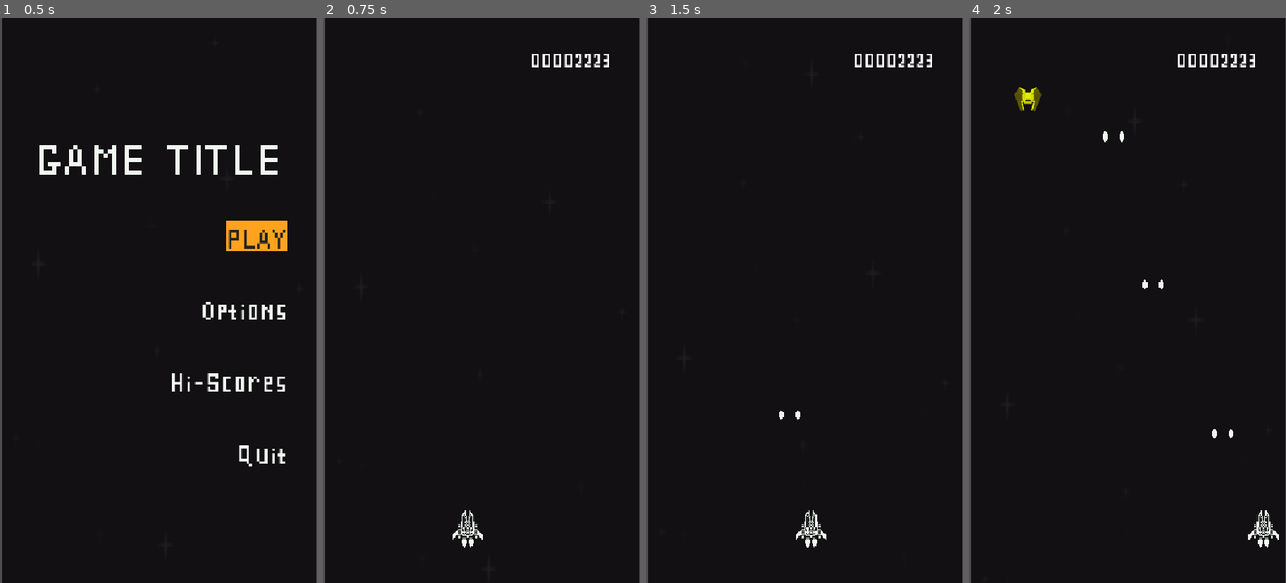
Above: before the commit, frames 1-4 (left to right).
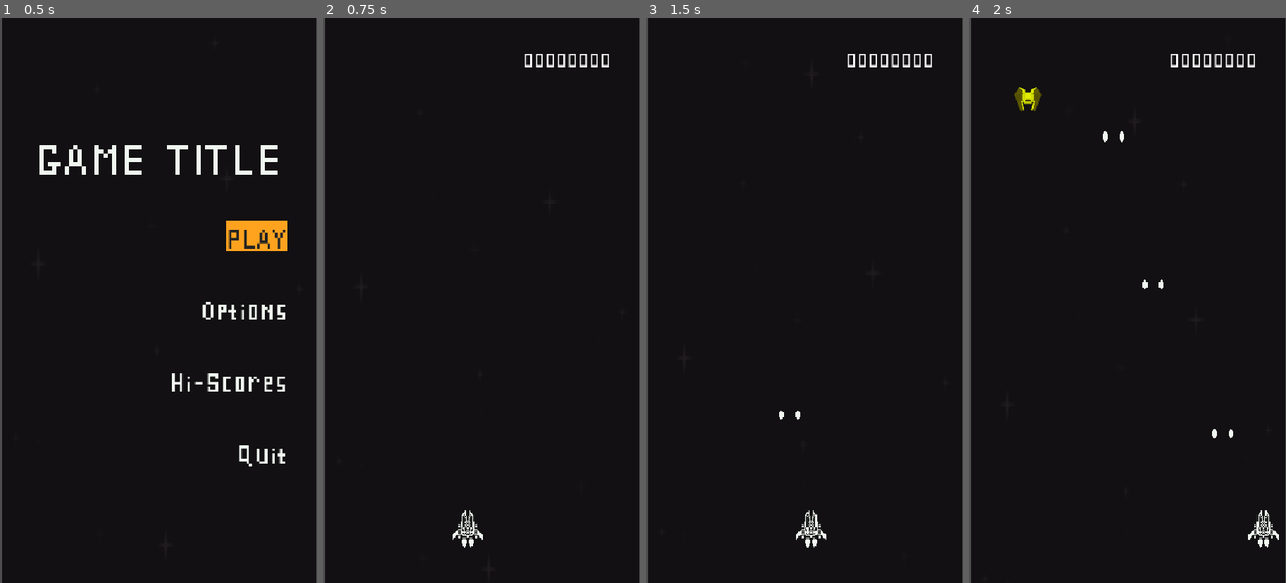
Above: after the commit, the same moments.

Repository: rnakkas/GodotSandbox
Game: Godot game, scene res://ShmupSandbox/Main/Scenes/main.tscn
The game is run twice, just before and just after one commit, with the same random seed, the same clock (stepped at 60 frames per second) and the same inputs.
Inputs (mouse positions are in pixels of both pictures, inside the frame that each line leads up to):
- Up to frame 1 (0.5 s): no input
- Up to frame 2 (0.75 s): click "PLAY" at 0.5 s
- Up to frame 3 (1.5 s): tap Enter at 1.25 s; move the mouse to (874, 272) at 1.27 s; hold D (move_right) from 1.28 s (still down); hold Space (shoot) from 1.28 s (still down)
- Up to frame 4 (2 s): keep holding D (move_right); keep holding Space (shoot)

Frame 1 is identical in both runs. In frame 2, 0.5% of the frame differs, in the area x 63-91%, y 6-9%; in frame 3, 0.5%; in frame 4, 0.5%.

Commit message:
score hud updates

Diff:
--- a/ShmupSandbox/Autoloads/player_data.gd
+++ /dev/null
@@ -1,3 +0,0 @@
-extends Node
-
-var player_character_input_enabled : bool = true
--- /dev/null
+++ b/ShmupSandbox/Autoloads/signals_bus.gd
@@ -0,0 +1,10 @@
+extends Node
+
+signal give_score_when_hit(score : int)
+signal give_score_when_killed(score : int)
+
+func score_when_hit(score : int) -> void:
+	give_score_when_hit.emit(score)
+
+func score_when_killed(score : int) -> void:
+	give_score_when_killed.emit(score)
--- a/ShmupSandbox/Enemies/Scripts/rebel_fighter.gd
+++ b/ShmupSandbox/Enemies/Scripts/rebel_fighter.gd
@@ -2,23 +2,27 @@
 
 @export var hp : int
 @export var speed : float
+@export var hit_score : int = 50
+@export var kill_score : int = 100
 
 @onready var enemy_sprite : AnimatedSprite2D = $body
+
+
 
 func _physics_process(delta: float) -> void:
 	global_position.y += speed * delta
 
 func _process(_delta: float) -> void:
-	handle_dying()
+	_handle_dying()
 
-func handle_dying() -> void:
+func _handle_dying() -> void:
 	if hp <= 0:
-		deactivate_self()
+		_deactivate_self()
 		enemy_sprite.play("death")
 		await enemy_sprite.animation_finished
 		queue_free()
 
-func deactivate_self() -> void:
+func _deactivate_self() -> void:
 	speed = 0.0
 	set_deferred("monitorable", false)
 	set_deferred("monitoring", false)
@@ -29,3 +33,6 @@
 ## Hit by player's bullets
 func _on_area_entered(_area: Area2D) -> void:
 	hp -= 1
+	SignalsBus.score_when_hit(hit_score)
+	if hp <= 0:
+		SignalsBus.score_when_killed(kill_score)
--- a/ShmupSandbox/Main/Scenes/game.tscn
+++ b/ShmupSandbox/Main/Scenes/game.tscn
@@ -23,7 +23,7 @@
 limit_right = 540
 limit_bottom = 960
 
-[node name="PlayerProjectiles" type="Node2D" parent="."]
+[node name="PlayerProjectilesContainer" type="Node2D" parent="."]
 
 [node name="EnemiesContainer" type="Node2D" parent="."]
 
--- a/ShmupSandbox/Main/Scripts/game.gd
+++ b/ShmupSandbox/Main/Scripts/game.gd
@@ -4,7 +4,7 @@
 @onready var player : CharacterBody2D
 
 ## Containers
-@onready var player_projectiles_container : Node2D = $PlayerProjectiles
+@onready var player_projectiles_container : Node2D = $PlayerProjectilesContainer
 @onready var enemies_container : Node2D = $EnemiesContainer
 
 func _ready() -> void:
--- a/ShmupSandbox/Main/Scripts/main.gd
+++ b/ShmupSandbox/Main/Scripts/main.gd
@@ -11,7 +11,7 @@
 	## For testing only
 	if Input.is_action_just_pressed("quit"):
 		get_tree().quit()
-
+	## For testing only
 	if Input.is_action_just_pressed("reset"):
 		get_tree().paused = false
 		get_tree().reload_current_scene()
--- a/ShmupSandbox/UI/Scenes/player_hud.tscn
+++ b/ShmupSandbox/UI/Scenes/player_hud.tscn
@@ -47,6 +47,7 @@
 layout_mode = 2
 
 [node name="score" type="Label" parent="MarginContainer/VBoxContainer/HBoxContainer"]
+unique_name_in_owner = true
 layout_mode = 2
 size_flags_horizontal = 4
 theme_override_fonts/font = ExtResource("1_xvmxs")
--- a/ShmupSandbox/UI/Scripts/player_hud.gd
+++ b/ShmupSandbox/UI/Scripts/player_hud.gd
@@ -1 +1,21 @@
 class_name player_hud extends Control
+
+@onready var score_label : Label = %score
+
+var player_score : int = 0
+
+func _ready() -> void:
+	score_label.text = str(player_score).pad_zeros(8)
+	_connect_to_signals()
+
+func _connect_to_signals() -> void:
+	SignalsBus.give_score_when_hit.connect(_on_hit_score_given)
+	SignalsBus.give_score_when_killed.connect(_on_kill_score_given)
+
+func _on_hit_score_given(score : int) -> void:
+	player_score += score
+	score_label.text = str(player_score).pad_zeros(8)
+
+func _on_kill_score_given(score : int) -> void:
+	player_score += score
+	score_label.text = str(player_score).pad_zeros(8)
--- a/ShmupSandbox/UI/Scripts/ui_layer.gd
+++ b/ShmupSandbox/UI/Scripts/ui_layer.gd
@@ -86,6 +86,8 @@
 	_toggle_ui(ui_type.PLAYER_HUD_UI)
 	_toggle_ui(ui_type.MAIN_MENU)
 
+	player_hud_ui.score_label.text = str(0).pad_zeros(8) ## Reset player score
+
 	get_tree().paused = false
 	is_game_running = false
 	returned_to_main_menu_from_game.emit()
--- a/project.godot
+++ b/project.godot
@@ -18,6 +18,7 @@
 [autoload]
 
 UiUtility="*res://ShmupSandbox/Autoloads/ui_utility.gd"
+SignalsBus="*res://ShmupSandbox/Autoloads/signals_bus.gd"
 
 [display]
 
Not shown, removed: ShmupSandbox/Autoloads/player_data.gd.uid
Not shown, added: ShmupSandbox/Autoloads/signals_bus.gd.uid
